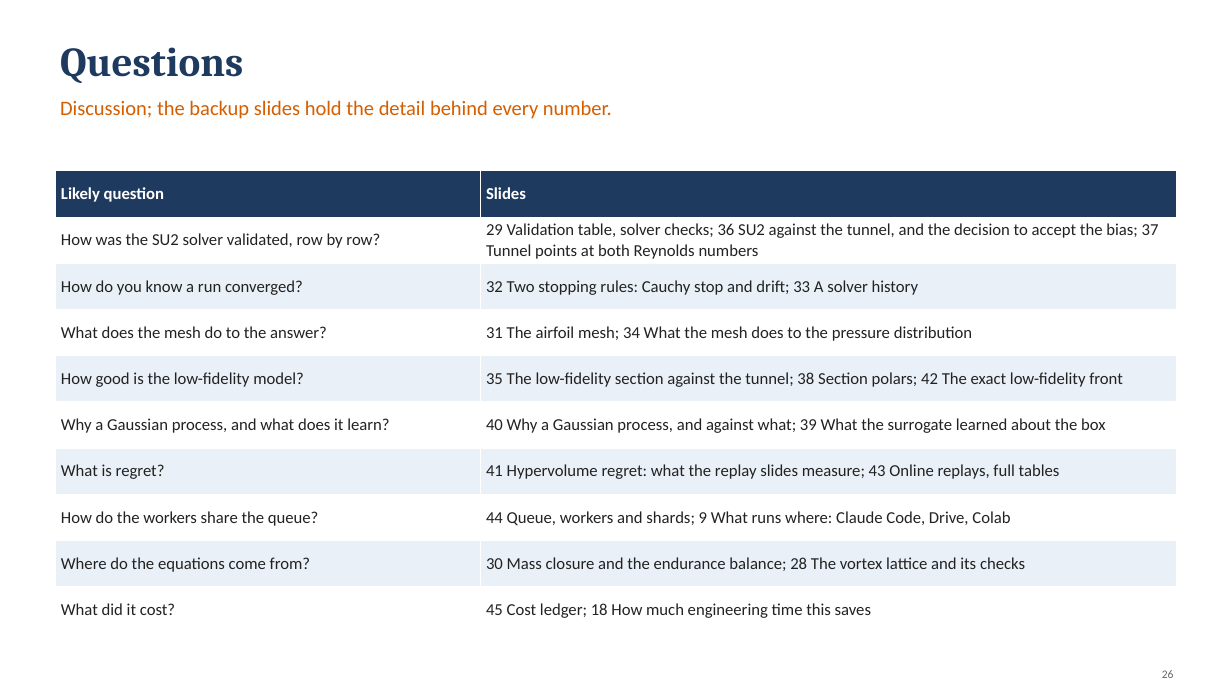
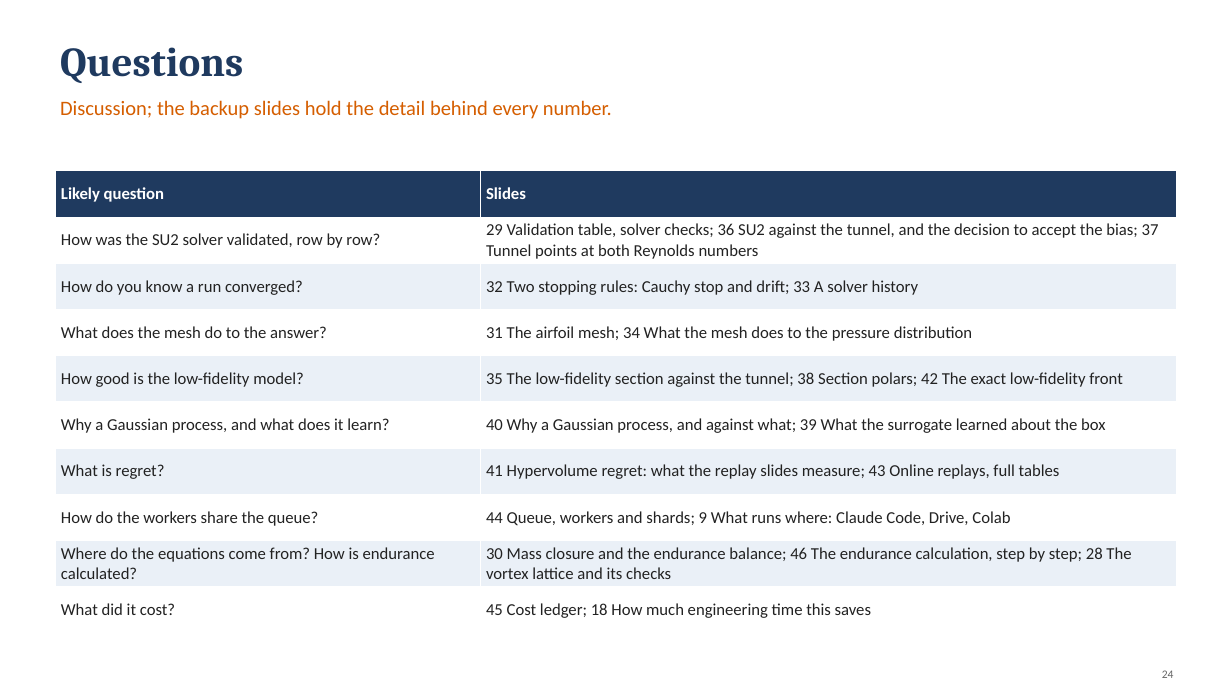
Before and after one commit to emarinhoss/ai-engineering, a slide deck: slide 24 of docs/talk/deck_drone_v3.pptx (slide 26 before the commit). Drawn at 1232x693 pixels with LibreOffice and Linux fonts; fonts in the diff are those of the drawing. Boxes give left, top, right and bottom in pixels: in the first picture for what was removed or moved away, otherwise in the second. Text is boxed around its words. In the diff, an @@ line names an element or a change of style, - is before the commit and + after.

```diff
--- a/docs/talk/deck_drone_v3.pptx
+++ b/docs/talk/deck_drone_v3.pptx
@@ table at box(55, 171, 1177, 633) @@
-row 9, column 1: Where do the equations come from?
+row 9, column 1: Where do the equations come from? How is endurance calculated?
-row 9, column 2: 30 Mass closure and the endurance balance; 28 The vortex lattice and its checks
+row 9, column 2: 30 Mass closure and the endurance balance; 46 The endurance calculation, step by step; 28 The vortex lattice and its checks
@@ text at box(1162, 670, 1174, 678): text changed @@
-26
+24
```
Also in this commit, not shown: 4 other slides changed, 1 slide added, 5 other files.
